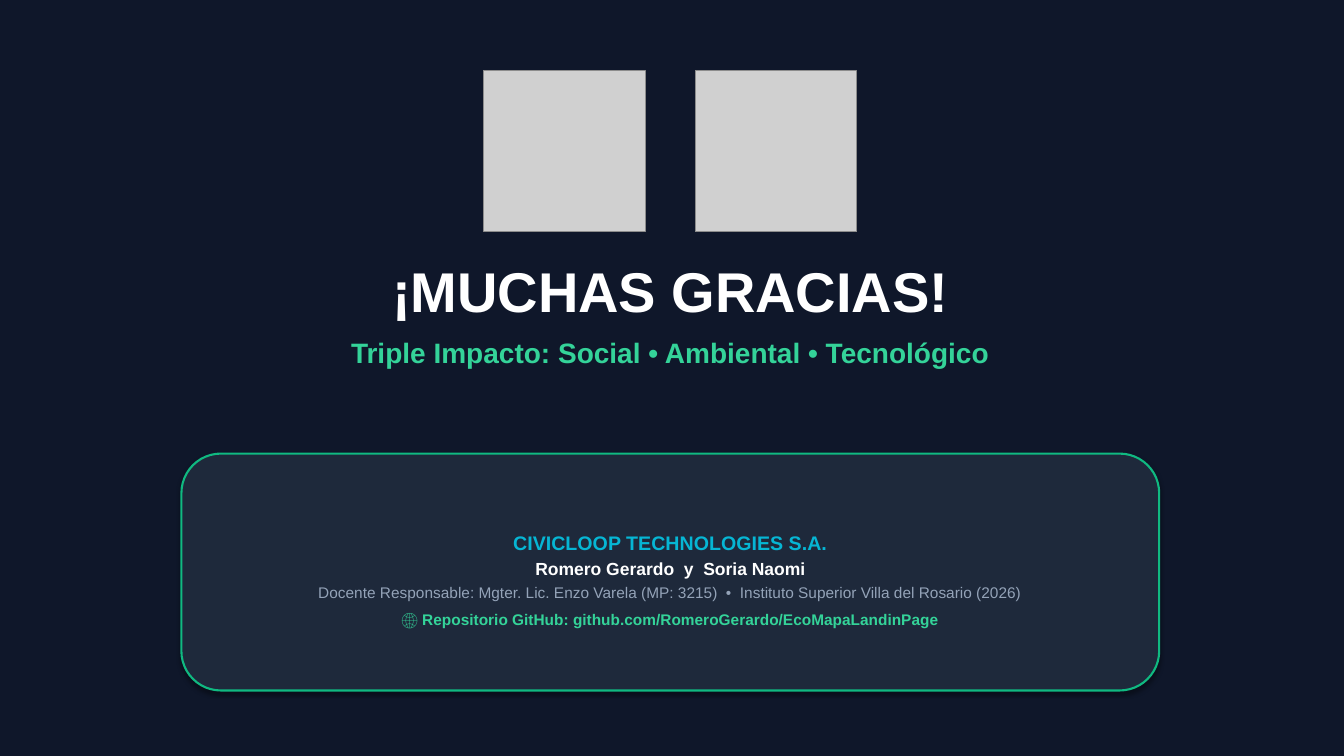
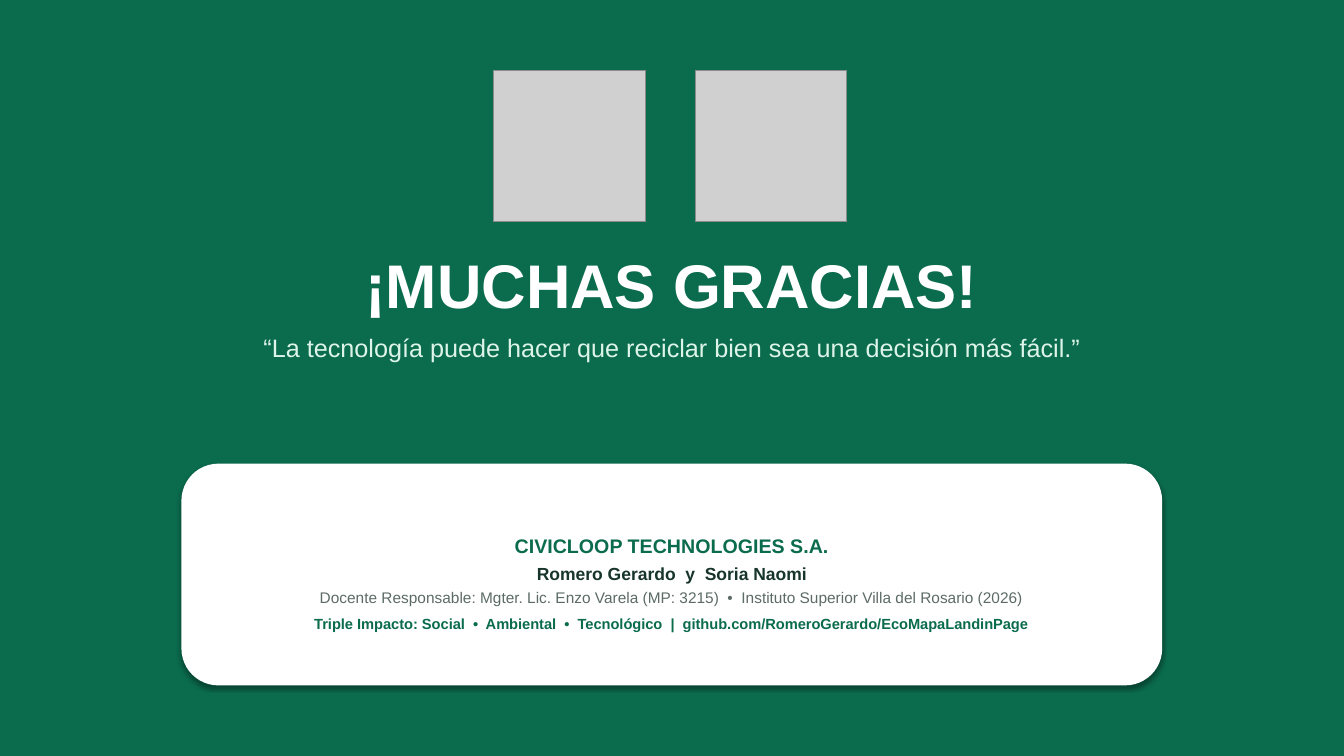
Before and after one commit to RomeroGerardo/EcoMapaLandinPage, a slide deck: slide 13 of Presentación - EcoMapa.pptx. Drawn at 1344x756 pixels with LibreOffice and Linux fonts; fonts in the diff are those of the drawing; grey boxes stand for pictures. Boxes give left, top, right and bottom in pixels: in the first picture for what was removed or moved away, otherwise in the second. Text is boxed around its words. In the diff, an @@ line names an element or a change of style, - is before the commit and + after.

Commit message:
docs: presentacion EcoMapa V2.1 con estetica limpia original (sin capturas ni diagramas) y branding CivicLoop Technologies SA

```diff
--- a/Presentación - EcoMapa.pptx
+++ b/Presentación - EcoMapa.pptx
@@ rectangle at [0, 0, 1344, 756]: fill #0F172A to #0B6B4D @@
@@ picture: place and size @@
-picture at [484, 71, 645, 232]
+picture at [494, 71, 645, 222]
@@ picture: place and size @@
-picture at [696, 71, 857, 232]
+picture at [696, 71, 847, 222]
@@ text "¡MUCHAS GRACIAS!": place and size @@
-text "¡MUCHAS GRACIAS!" at [351, 273, 989, 368]
+text "¡MUCHAS GRACIAS!" at [263, 265, 1080, 362]
@@ text at [365, 265, 977, 318]: size 40 to 44 pt in "¡MUCHAS GRACIAS!" @@
@@ text at [263, 338, 1080, 362]: text changed; size 20 to 18 pt; text colour #34D399 to #DDF4E9; bold off @@
-Triple Impacto: Social • Ambiental • Tecnológico
+“La tecnología puede hacer que reciclar bien sea una decisión más fácil.”
@@ rounded rectangle "CIVICLOOP TECHNOLOGIES S.A.": place and size @@
-rounded rectangle "CIVICLOOP TECHNOLOGIES S.A." at [181, 454, 1159, 691]
+rounded rectangle "CIVICLOOP TECHNOLOGIES S.A." at [181, 464, 1163, 686]
@@ rounded rectangle "CIVICLOOP TECHNOLOGIES S.A." at [181, 464, 1163, 686]: fill #1E293B to #FFFFFF; outline #10B981 1.5 pt to none @@
@@ text in rounded rectangle at [320, 539, 1023, 606]: text colour #06B6D4 to #0B6B4D in "CIVICLOOP TECHNOLOGIES S.A."; text colour #FFFFFF to #17352B in "Romero Gerardo y Soria Naomi"; text colour #94A3B8 to #5C6B65 in "Docente Responsable: Mgter. Lic. Enzo Varela (MP: ..."; more space between paragraphs @@
@@ text in rounded rectangle at [314, 618, 1028, 632]: text changed; size 11 to 10.5 pt; text colour #34D399 to #0B6B4D @@
-🌐 Repositorio GitHub: github.com/RomeroGerardo/EcoMapaLandinPage
+Triple Impacto: Social • Ambiental • Tecnológico | github.com/RomeroGerardo/EcoMapaLandinPage
```
Also in this commit, not shown: 9 other slides changed, 3 slides added, 3 slides removed, 1 other file.
